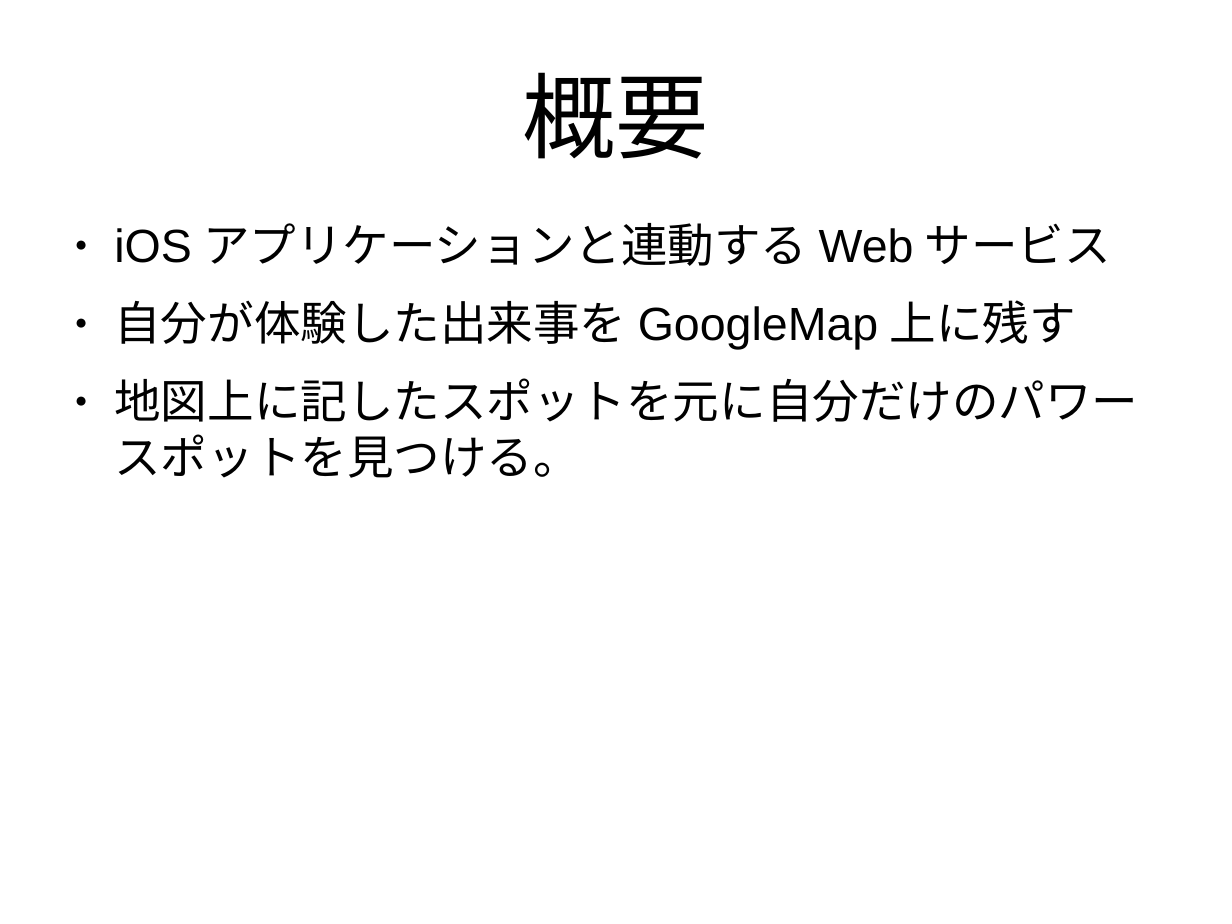
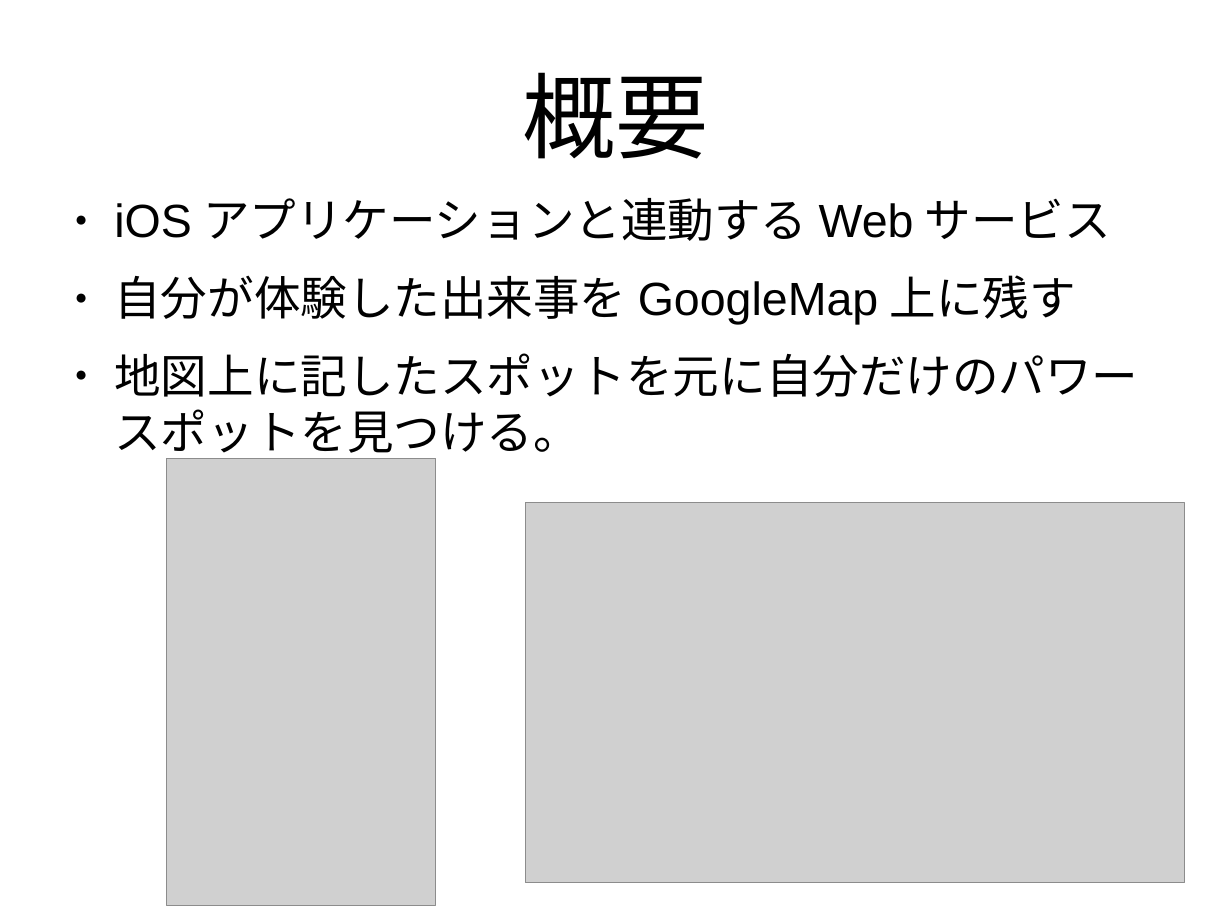
Before and after one commit to e125719/Pro3_5, a slide deck: slide 2 of Pro3_3.odp. Drawn at 1232x924 pixels with LibreOffice and Linux fonts; fonts in the diff are those of the drawing; grey boxes stand for pictures. Boxes give left, top, right and bottom in pixels: in the first picture for what was removed or moved away, otherwise in the second. Text is boxed around its words. In the diff, an @@ line names an element or a change of style, - is before the commit and + after.

```diff
--- a/Pro3_3.odp
+++ b/Pro3_3.odp
@@ text "iOSアプリケーションと連動するWebサービス" rewrapped from (114,300,1138,478) to (114,275,1138,460) @@
@@ picture added at (167,458,436,906) @@
@@ picture added at (525,503,1185,883) @@
```
Also in this commit, not shown: 1 other slide changed, 1 other file.
